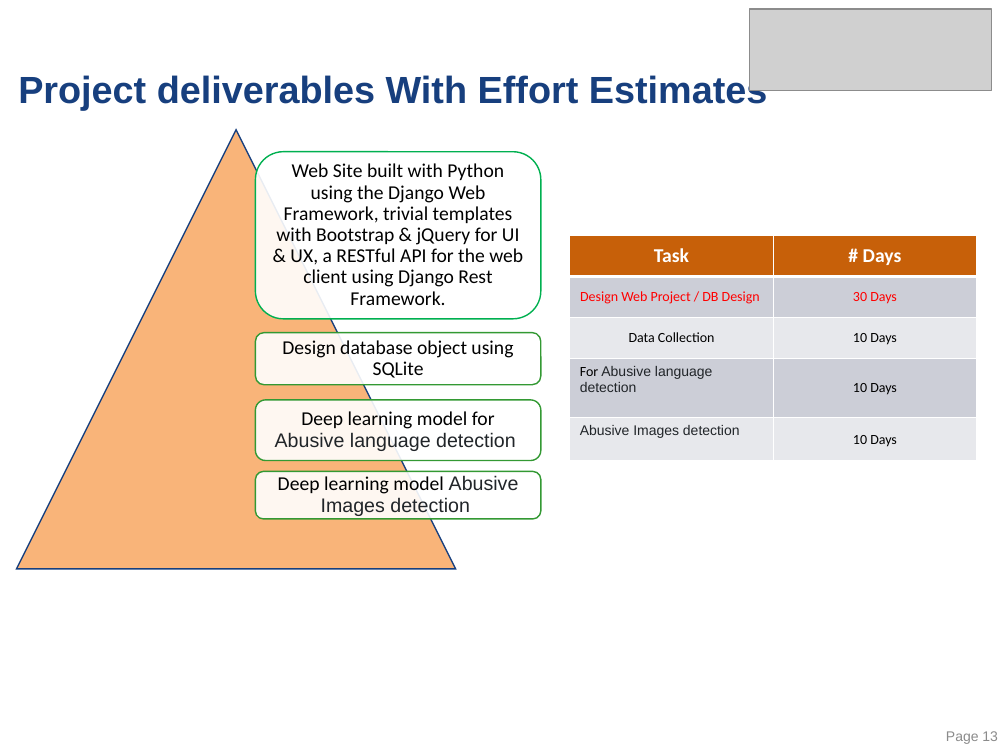
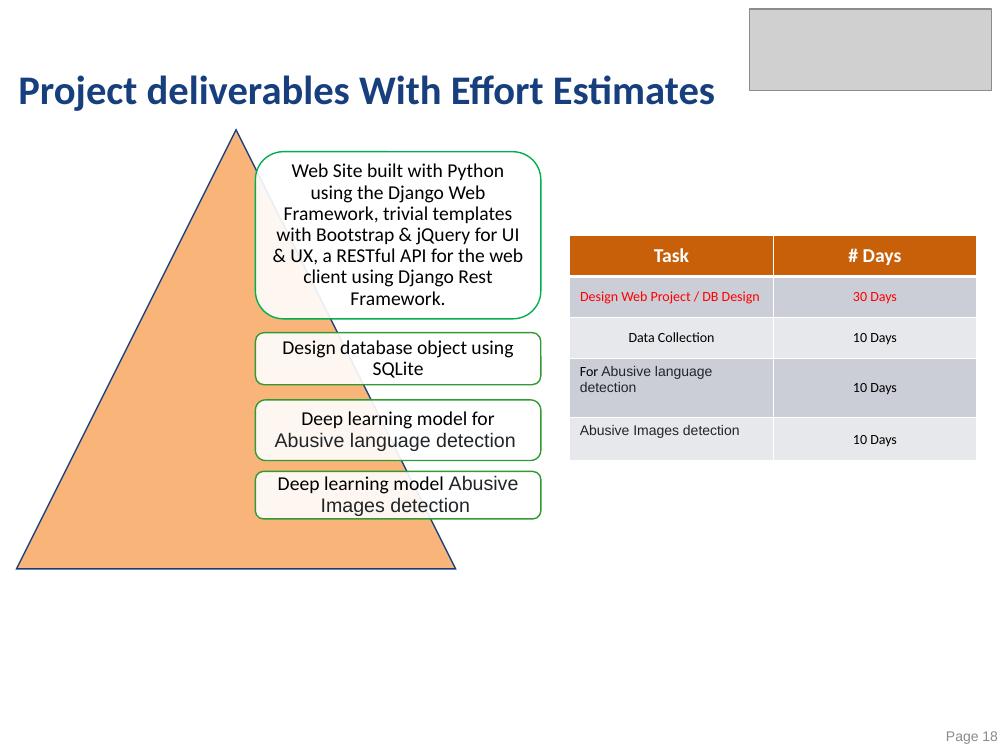
Before and after one commit to sivakrishnathota5/CommunityHelp, a slide deck: slide 18 of Graduate Certificate in Intelligent Reasoning Systems/Project Presentaion/ITSS_Reasoning Systems - Project Proposal.pptx (slide 13 before the commit). Drawn at 1008x756 pixels with LibreOffice and Linux fonts; fonts in the diff are those of the drawing; grey boxes stand for pictures. Boxes give left, top, right and bottom in pixels: in the first picture for what was removed or moved away, otherwise in the second. Text is boxed around its words. In the diff, an @@ line names an element or a change of style, - is before the commit and + after.

```diff
--- a/Graduate Certificate in Intelligent Reasoning Systems/Project Presentaion/ITSS_Reasoning Systems - Project Proposal.pptx
+++ b/Graduate Certificate in Intelligent Reasoning Systems/Project Presentaion/ITSS_Reasoning Systems - Project Proposal.pptx
@@ title "Project deliverables With Effort Estimates" at bbox=[18, 75, 715, 111]: size 27 to 29 pt, font Arial to Calibri @@
@@ page number at bbox=[946, 731, 998, 744]: text changed @@
-Page 13
+Page 18
```
Also in this commit, not shown: 3 other slides changed, 6 slides added, 7 other files.
